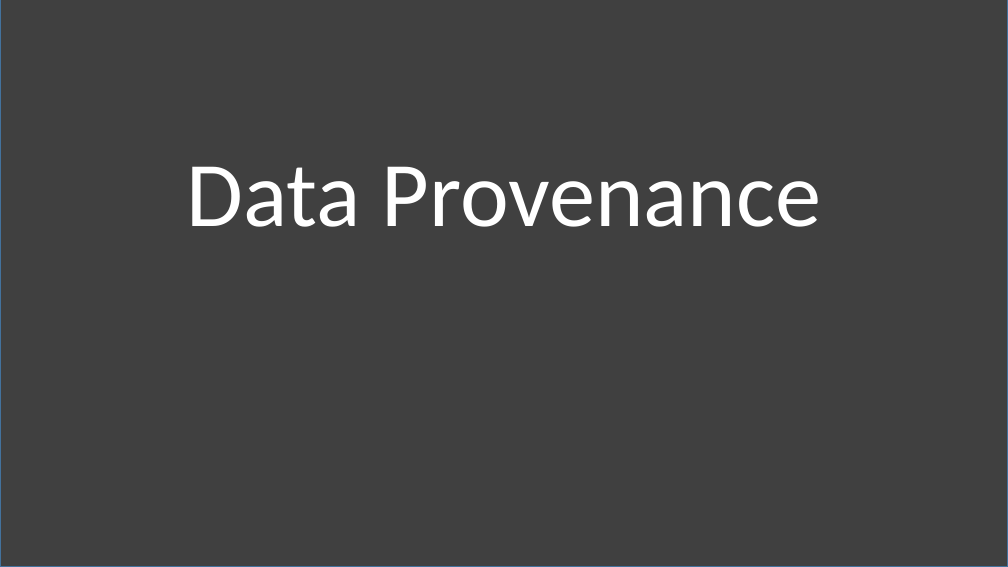
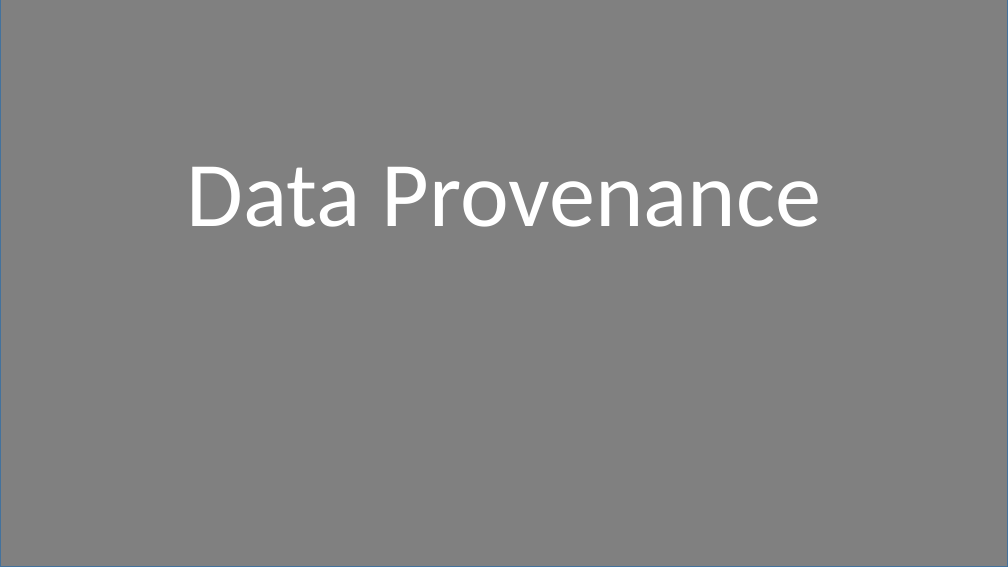
Before and after one commit to labordynamicsinstitute/day-of-data-2021, a slide deck: slide 19 of Vilhuber-Wasser-Day-of-Data-2021.pptx (slide 8 before the commit). Drawn at 1008x567 pixels with LibreOffice and Linux fonts; fonts in the diff are those of the drawing. Boxes give left, top, right and bottom in pixels: in the first picture for what was removed or moved away, otherwise in the second. Text is boxed around its words. In the diff, an @@ line names an element or a change of style, - is before the commit and + after.

```diff
--- a/Vilhuber-Wasser-Day-of-Data-2021.pptx
+++ b/Vilhuber-Wasser-Day-of-Data-2021.pptx
@@ rectangle at (x1=0, y1=0, x2=1008, y2=567): fill #404040 to #808080 @@
```
Also in this commit, not shown: 2 other slides changed, 28 slides added, 2 other files.
